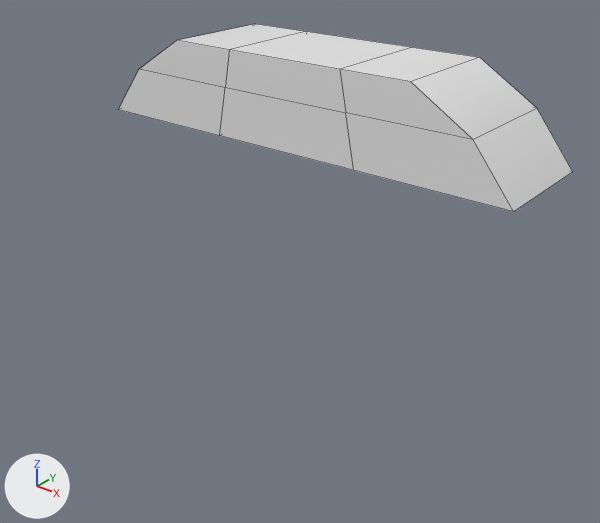
A saved change to the FBX model Assets/3D Models/Modular 3D Assets/SandPath.fbx.
One viewpoint serves both versions: a 50 mm camera at (8.13, -4.92, 2.13) aimed at (4.23, -0.05, -0.89). Lighting does not change. The marker at lower left points along +X, +Y and +Z. Mesh edges are drawn as thin lines.

The first picture shows 'SandPath'.
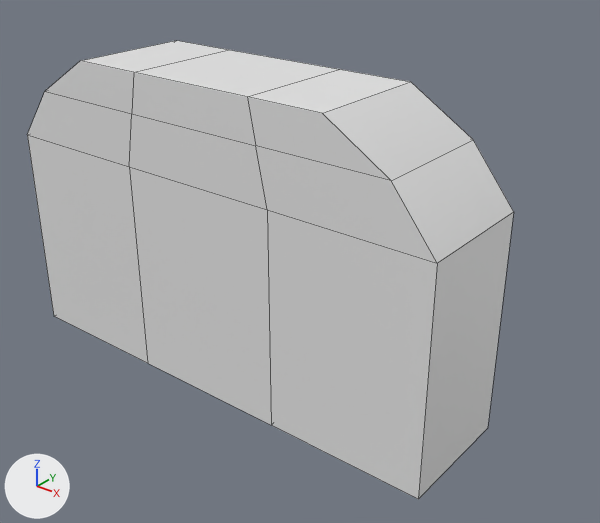
Where the change shows, as pixel boxes [x1, y1, x2, y2] in the pictures (600 x 523 px):
'SandPath', reshaped, moved (7% wider, 143% taller): before [119, 24, 573, 212]; after [27, 41, 514, 499]
part 1 of me_mesh, built on: before [119, 41, 513, 211]; after [27, 135, 514, 499]

Edits to the bpy script that builds the scene:
```text
Change me_mesh:
    used by ob_sandpath; location = (4.013, 0.502, 0.0); scale = (0.0254, 0.0254, 0.0254)
    remove me_mesh.from_pydata(...)  # 24 vertices, 22 faces; spans x -79.0..79.0, y -20.0..20.0, z 0.0..29.0
    add me_mesh.from_pydata(...)  # 32 vertices, 30 faces; spans x -79.0..79.0, y -20.0..20.0, z -70.0..29.0
    me_mesh part 1
    3 faces are deleted
    4 vertices move from x -27.0..27.0, y -20.0, z 0.0..17.0 to x -22.0..22.0, y -20.0, z 0.0..17.0
    8 new vertices lie (0.0, 0.0, -70.0) away from vertices in x -79.0..79.0, y -20.0..20.0, z 0.0
    11 new faces join them
Change ob_sandpath:
    ob_sandpath.location: (4.013, 0.502, 0.0) -> (4.013, -0.502, 0.0)
```
